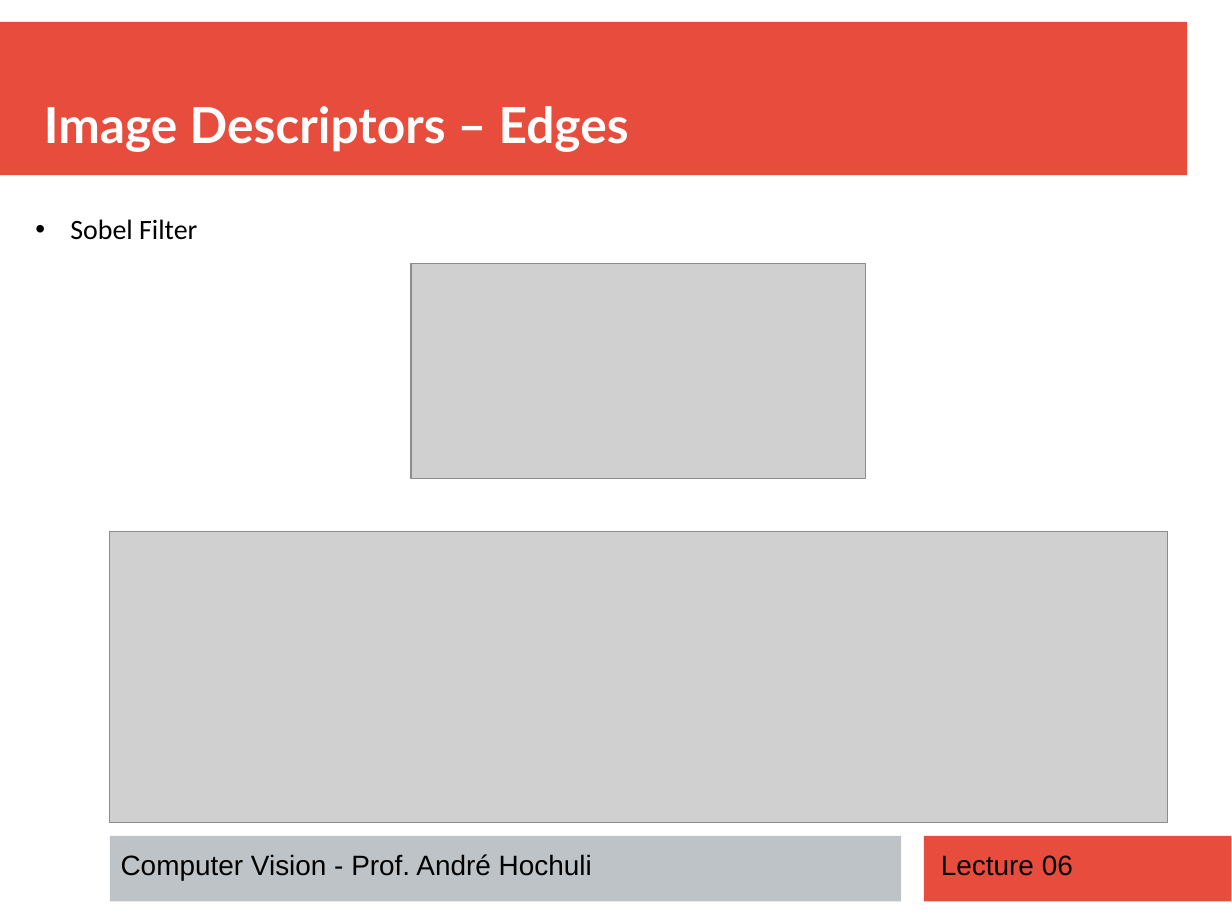
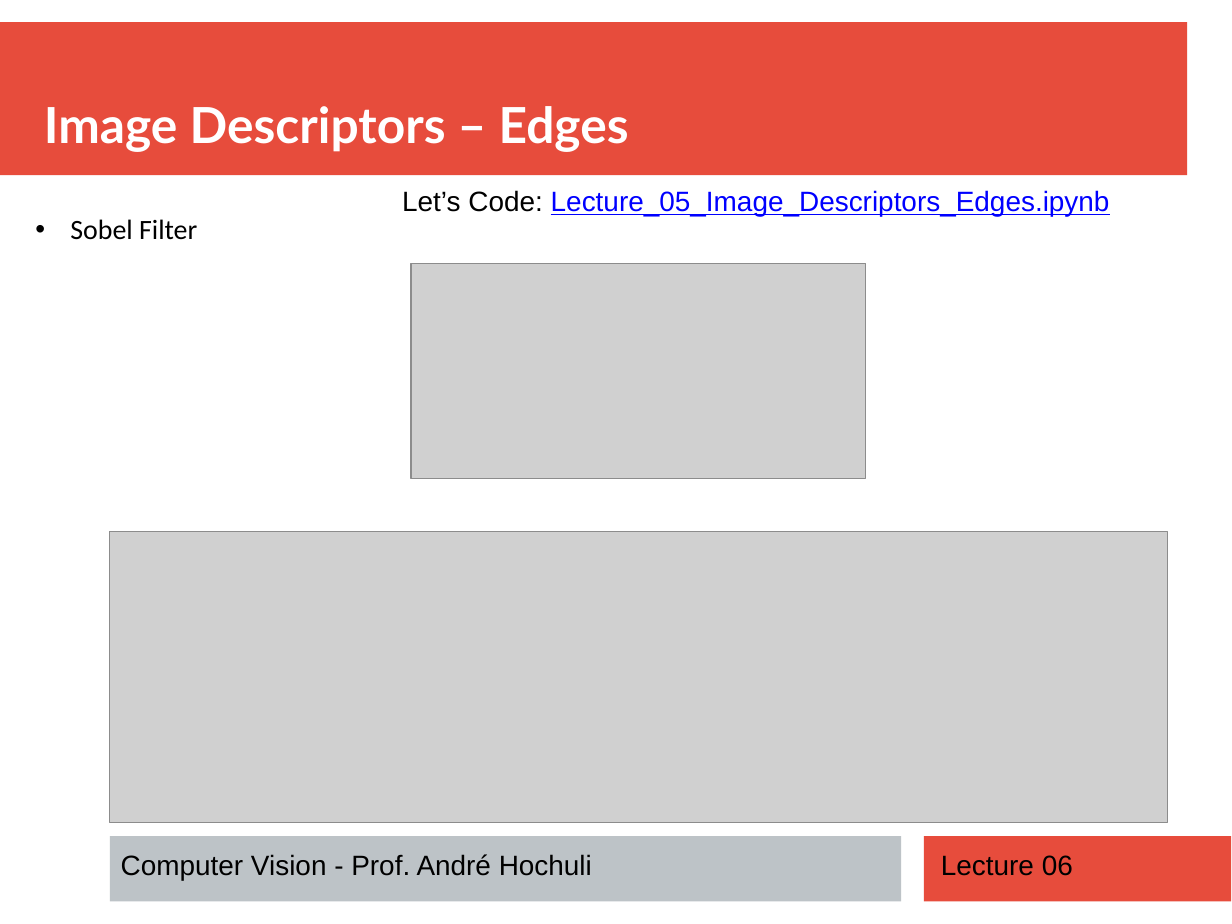
Before and after one commit to andrehochuli/teaching, a slide deck: slide 16 of ComputerVision/Lecture 05 - Feature Extraction/Lecture 05 - Feature Extraction.pptx. Drawn at 1232x924 pixels with LibreOffice and Linux fonts; fonts in the diff are those of the drawing; grey boxes stand for pictures. Boxes give left, top, right and bottom in pixels: in the first picture for what was removed or moved away, otherwise in the second. Text is boxed around its words. In the diff, an @@ line names an element or a change of style, - is before the commit and + after.

```diff
--- a/ComputerVision/Lecture 05 - Feature Extraction/Lecture 05 - Feature Extraction.pptx
+++ b/ComputerVision/Lecture 05 - Feature Extraction/Lecture 05 - Feature Extraction.pptx
@@ text added at <box>402,190,1110,216</box>, 18 pt, text #0000FF, underline @@
+Let’s Code: Lecture_05_Image_Descriptors_Edges.ipynb
```
Also in this commit, not shown: 5 other slides changed, 1 slide removed, 1 other file.
